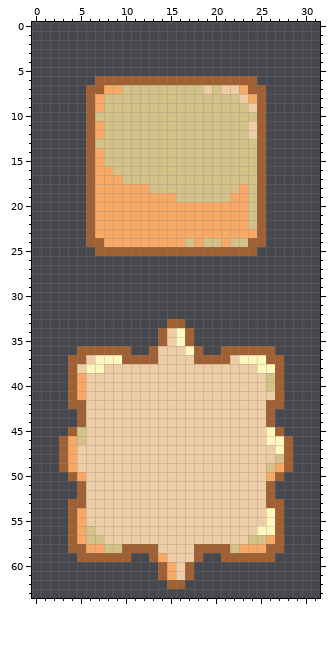
Edited in one commit: pixel-art sprite (GUI/StatusSlotHud.png). The picture above is the old version.
The file is 32x64 pixels. Colours within 5 levels of each other are drawn and written as one.
After:
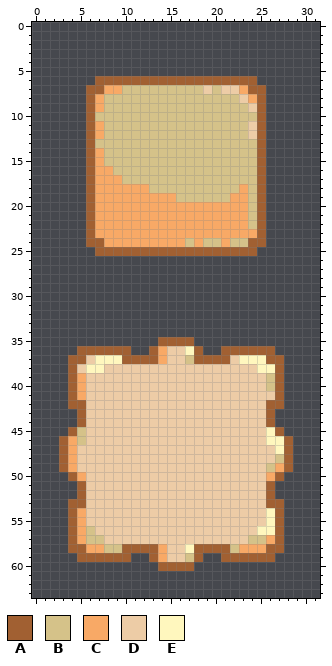
Palette (. is transparent): A #a16032  B #d5c289  C #f8a966  D #edcca6  E #fff7be
Edits made:
Colour A replaces colour C in row 60 at x 15.
Colour A replaces colour D in row 35 at x 15; in row 60 at x 16.
Colour A replaces colour E in row 35 at x 16.
Colour B replaces colour D in row 37 at x 17; in row 59 at x 17.
Colour C replaces colour D in rows 36 to 37 at x 14; in row 58 at x 14.
Colour E replaces colour D in row 58 at x 17.
Colour A is removed in row 33 at x 15 to 16; in row 34 at x 14 and 17; in row 61 at x 14 and 17; in row 62 at x 15 to 16.
Colour C is removed in row 61 at x 15.
Colour D is removed in row 34 at x 15; in row 61 at x 16.
Colour E is removed in row 34 at x 16.
Pixel boxes of the changes (left, top, right, bottom) in both pictures:
changed: (158, 319, 194, 364)
changed: (158, 544, 194, 589)
